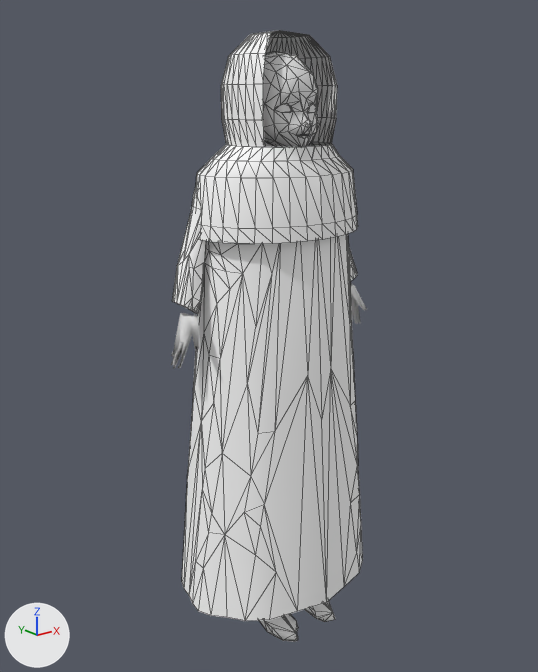
Renders of the glTF model public/assets/models/muslima.glb from each side of a commit.
Camera for both pictures: a camera (50 mm lens) standing at (-1.184, -1.398, 1.41) and looking at (-0.01, 0.068, 0.823). Lighting does not change. The marker at lower left points along +X, +Y and +Z. The first picture is the older version. Mesh edges are drawn as thin lines on the coarser meshes. Vertices at exactly the same position are counted once.

In view in the first picture: 'arms', 'dress', 'head', 'hijab', 'shoes' and 1 more.
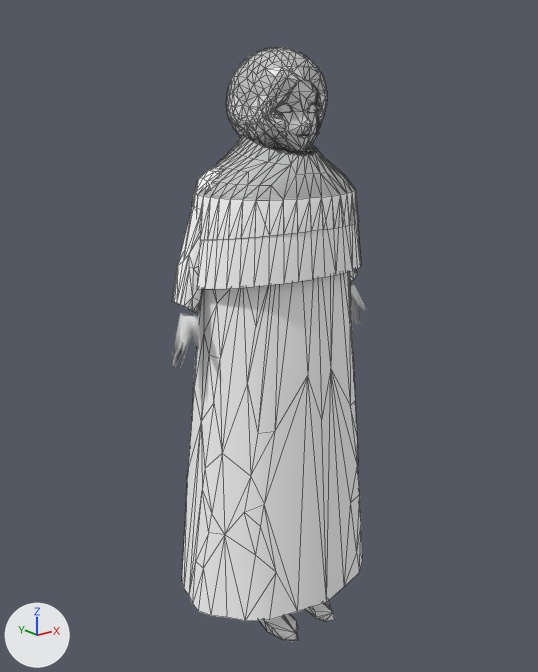
Pixel boxes [x1, y1, x2, y2] of what changed, in the pictures (538 x 672 px):
'hijab', reshaped
    before: [196, 30, 358, 244]
    after: [196, 66, 358, 240]
'hijabLong', added
    after: [197, 47, 361, 289]
part 1 of me_mesh_1, rebuilt
    before: [221, 30, 337, 147]
    after: [231, 66, 324, 146]
part 2 of me_mesh_1, rebuilt
    before: [196, 141, 358, 244]
    after: [196, 147, 358, 240]

What the commit changed:
Material 'hijabLong' (mat_hijablong) is new.
Its base color is (1.0, 1.0, 1.0) (white #ffffff).
Its roughness is 0.92.
me_mesh_1 is used by ob_hijab; location (0.0, 0.0, 0.0).
me_mesh_1 had 338 vertices, 536 faces and spanned x -0.23..0.23, y -0.12..0.22, z 1.105..1.569.
me_mesh_1 now has 721 vertices, 1198 faces and spans x -0.231..0.231, y -0.121..0.221, z 1.083..1.533.
me_mesh_1 part 1: the loose piece of 174 vertices spanning x -0.138..0.138, y -0.038..0.18, z 1.314..1.569 is rebuilt with 486 vertices and now spans x -0.111..0.111, y -0.052..0.188, z 1.302..1.533.
me_mesh_1 part 2: the loose piece of 164 vertices spanning x -0.23..0.23, y -0.12..0.22, z 1.105..1.314 is rebuilt with 204 vertices and now spans x -0.231..0.231, y -0.121..0.221, z 1.083..1.35.
Other edits to the shape of me_mesh_1 do not show in these pictures.
Mesh me_mesh_2_1 is new.
It has 735 vertices, 1226 faces and spans x -0.243..0.243, y -0.13..0.23, z 0.965..1.533.
It uses material mat_hijablong (white #ffffff).
Object 'hijabLong' (ob_hijablong) is new; it shows me_mesh_2_1.
Its location is (0.0, 0.0, 0.0).
